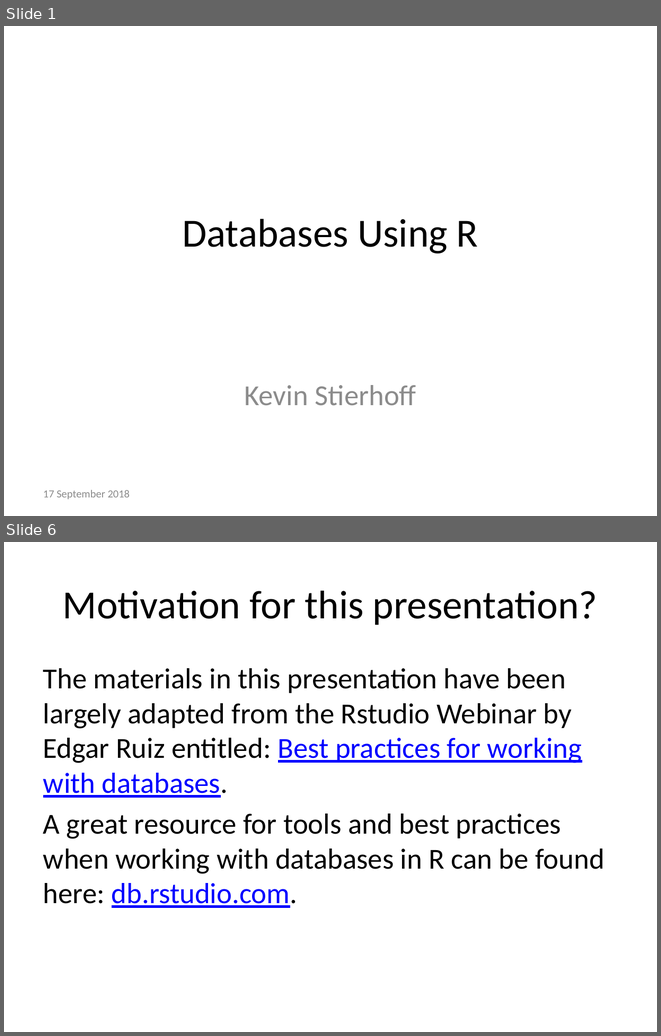
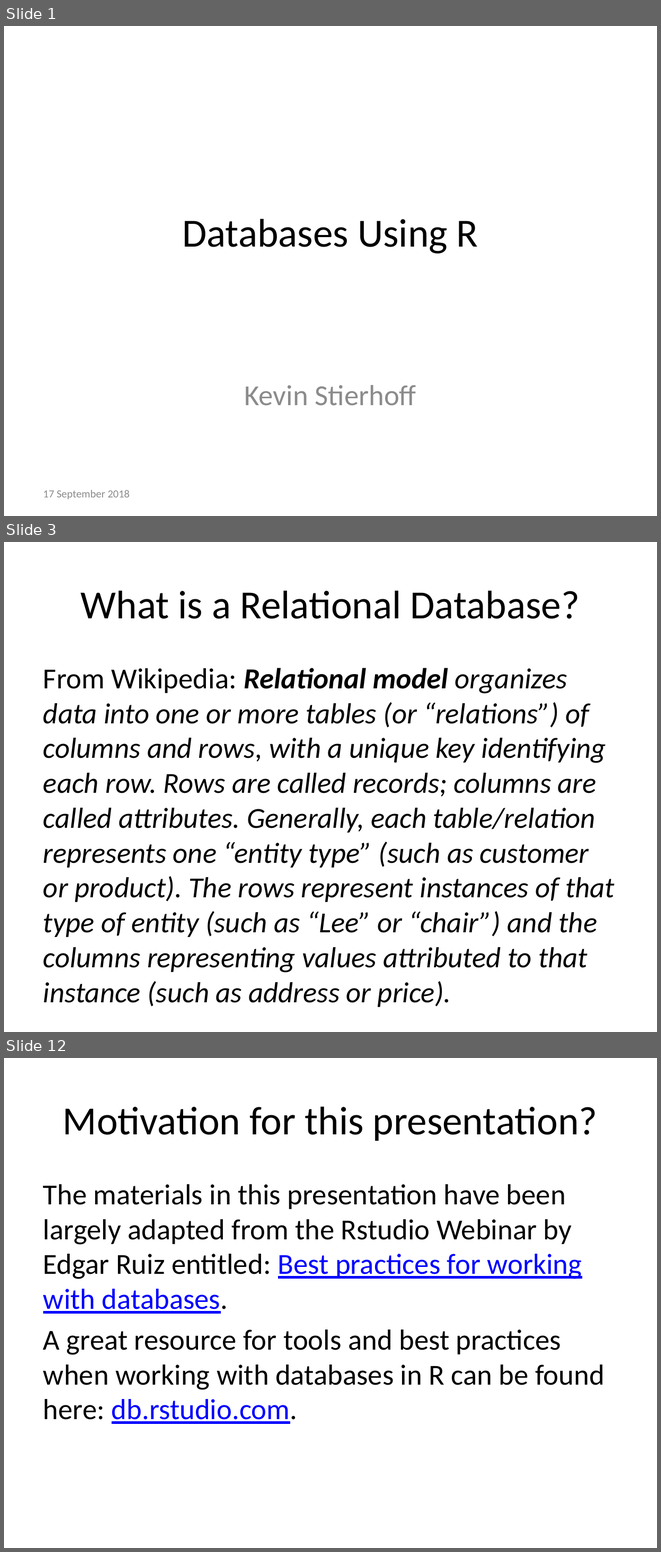
Before and after one commit to kstierhoff/rDatabase, a slide deck: Doc/databases-and-R_Presentation.pptx. Shown one above the other, each under a label of ours: slides 1 and 6 before the commit, slides 1, 3 and 12 after it; the slides between them are not shown. The pictures are 661x1036 and 661x1552 pixels, drawn with LibreOffice and Linux fonts; fonts in the diff are those of the drawing. Boxes give left, top, right and bottom in pixels: in the first picture for what was removed or moved away, otherwise in the second. Text is boxed around its words. In the diff, an @@ line names an element or a change of style, - is before the commit and + after.

```diff
--- a/Doc/databases-and-R_Presentation.pptx
+++ b/Doc/databases-and-R_Presentation.pptx
@@ slide 3 added at [4, 542, 657, 1032], background #FFFFFF @@
@@ title added at [81, 590, 580, 619], 44 pt, text #000000 @@
+What is a Relational Database?
@@ text added at [43, 668, 615, 972], 32 pt, text #000000, italic @@
+From Wikipedia: Relational model organizes data into one or more tables (or “relations”) of columns and rows, with a unique key identifying each row. Rows are called records; columns are called attributes. Generally, each table/relation represents one “entity type” (such as customer or product). The rows represent instances of that type of entity (such as “Lee” or “chair”) and the columns representing values attributed to that instance (such as address or price).
@@ what was slide 6 is now slide 12 @@
```
Also in this commit, not shown: 2 slides changed, 11 other slides added, 3 slides removed, 10 other files.
